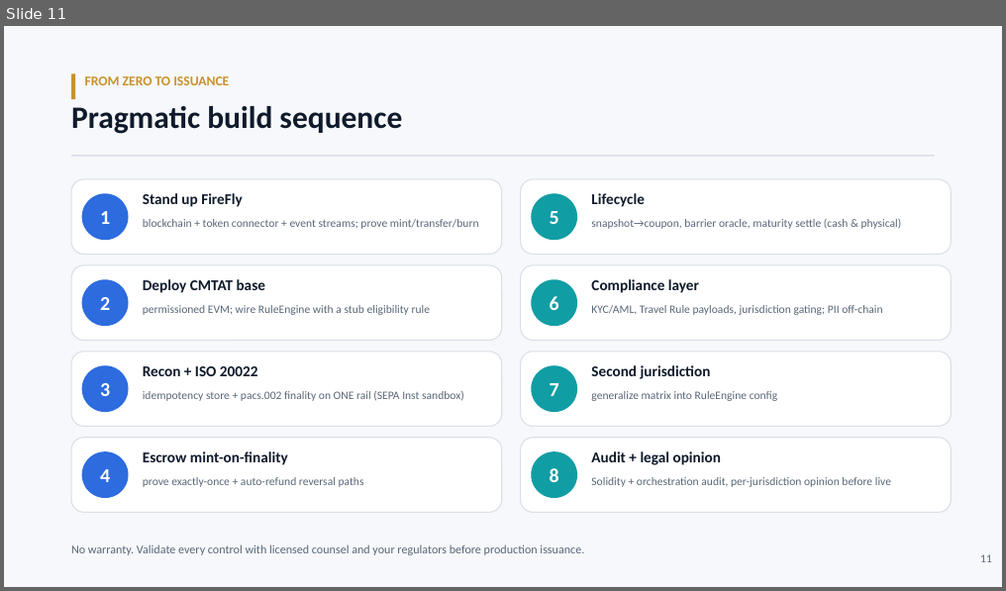
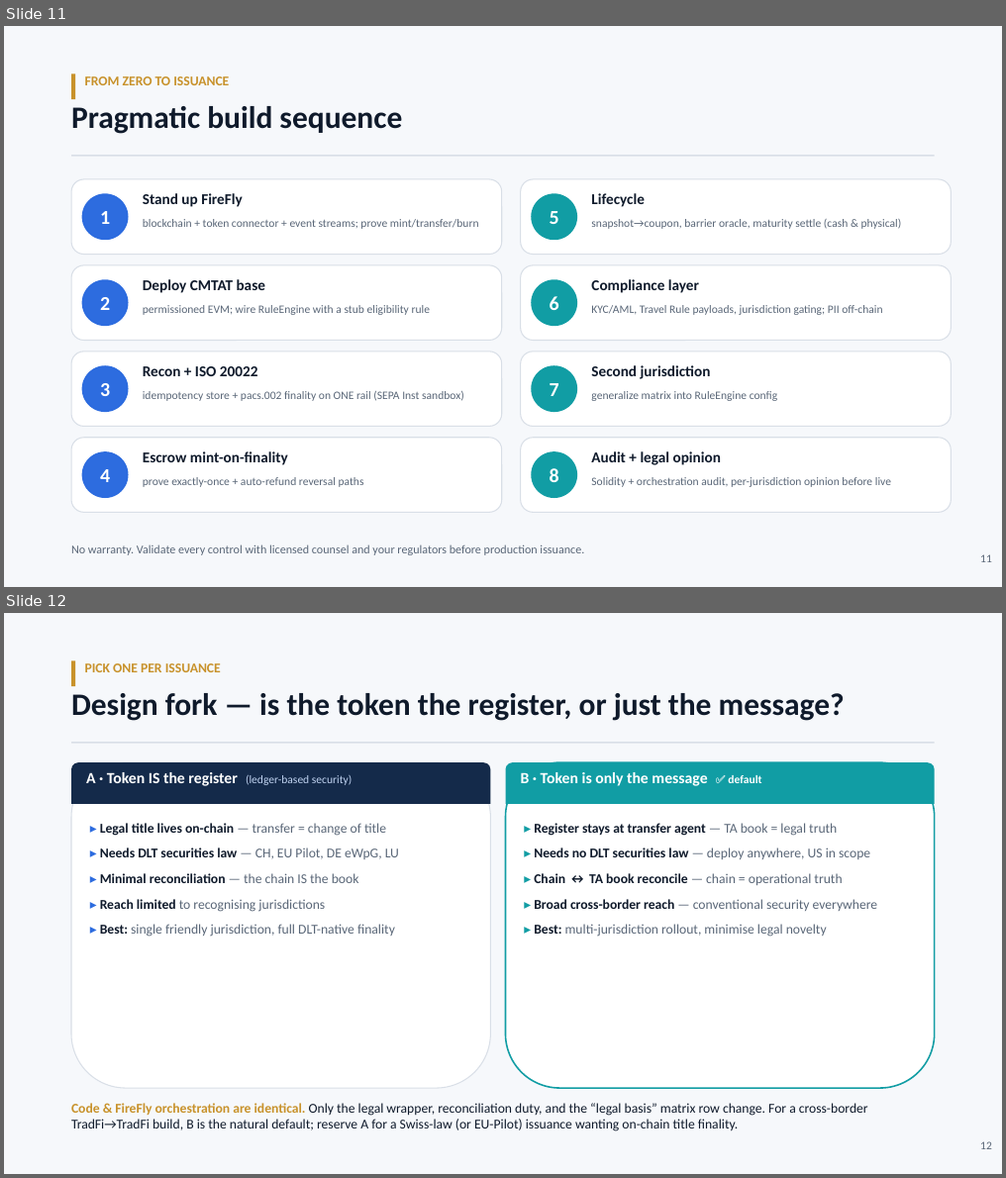
Before and after one commit to NewmanTech27/rcn-cmtat-firefly-gateway, a slide deck: RCN-CMTAT-FireFly-Gateway.pptx. Shown one above the other, each under a label of ours: slide 11 before the commit, slides 11 and 12 after it. The pictures are 1006x591 and 1006x1178 pixels, drawn with LibreOffice and Linux fonts; fonts in the diff are those of the drawing. Boxes give left, top, right and bottom in pixels: in the first picture for what was removed or moved away, otherwise in the second. Text is boxed around its words. In the diff, an @@ line names an element or a change of style, - is before the commit and + after.

```diff
--- a/RCN-CMTAT-FireFly-Gateway.pptx
+++ b/RCN-CMTAT-FireFly-Gateway.pptx
@@ slide 12 added at [4,613,1002,1174], background #FFFFFF @@
@@ rectangle added at [4,613,1002,1174], fill #F6F8FB @@
@@ rectangle added at [71,661,76,686], fill #C8922B @@
@@ text added at [85,663,221,672], 13 pt, text #C8922B, bold @@
+PICK ONE PER ISSUANCE
@@ text added at [71,693,845,721], 30 pt, text #0F1A2B, bold @@
+Design fork — is the token the register, or just the message?
@@ rectangle added at [71,742,935,744], fill #D9DFE7 @@
@@ rounded rectangle added at [71,762,491,1088], fill #FFFFFF, outline #D9DFE7 1 pt @@
@@ round same rect added at [71,762,491,804], fill #142A4A @@
@@ text added at [86,772,352,786], 11 pt, text #BFD2F0 @@
+A · Token IS the register (ledger-based security)
@@ rounded rectangle added at [506,762,935,1088], fill #FFFFFF, outline #119DA4 1.5 pt @@
@@ round same rect added at [506,762,935,804], fill #119DA4 @@
@@ text added at [521,772,761,786], 15 pt, text #FFFFFF, bold @@
+B · Token is only the message ✅ default
@@ text added at [100,823,399,937], 13 pt, text #5A6778 @@
+▸ Legal title lives on-chain — transfer = change of title
+▸ Needs DLT securities law — CH, EU Pilot, DE eWpG, LU
+▸ Minimal reconciliation — the chain IS the book
+▸ Reach limited to recognising jurisdictions
+▸ Best: single friendly jurisdiction, full DLT-native finality
@@ text added at [534,823,878,937], 13 pt, text #5A6778 @@
+▸ Register stays at transfer agent — TA book = legal truth
+▸ Needs no DLT securities law — deploy anywhere, US in scope
+▸ Chain ↔ TA book reconcile — chain = operational truth
+▸ Broad cross-border reach — conventional security everywhere
+▸ Best: multi-jurisdiction rollout, minimise legal novelty
@@ text added at [71,1103,868,1132], 13 pt, text #0F1A2B @@
+Code & FireFly orchestration are identical. Only the legal wrapper, reconciliation duty, and the “legal basis” matrix row change. For a cross-border TradFi→TradFi build, B is the natural default; reserve A for a Swiss-law (or EU-Pilot) issuance wanting on-chain title finality.
@@ text added at [980,1142,992,1150], 11 pt, text #5A6778 @@
+12
```
Also in this commit, not shown: 2 other files.
